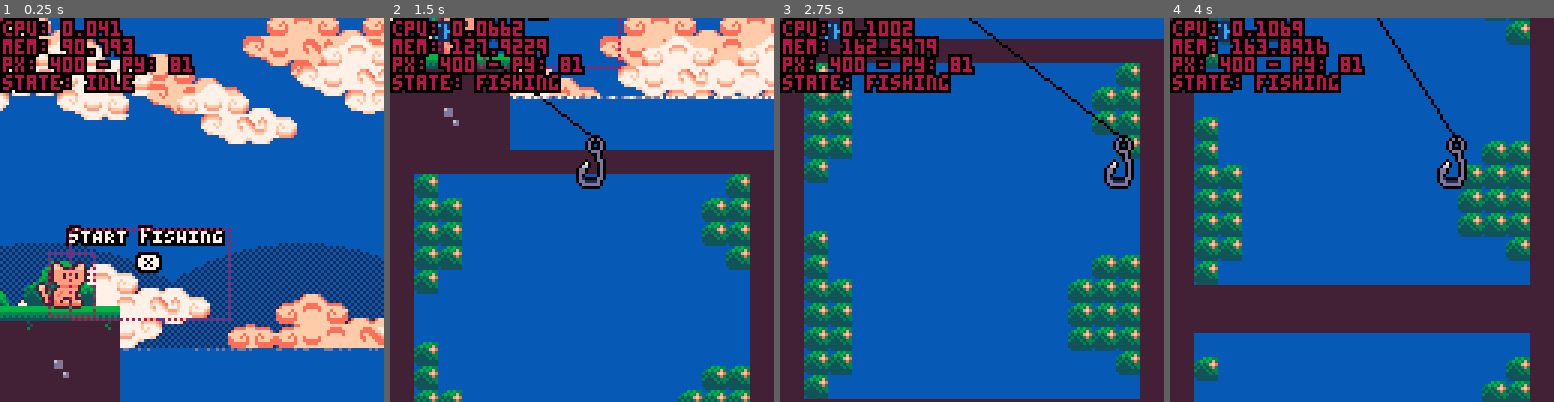
Above: before the commit, frames 1-4 (left to right).
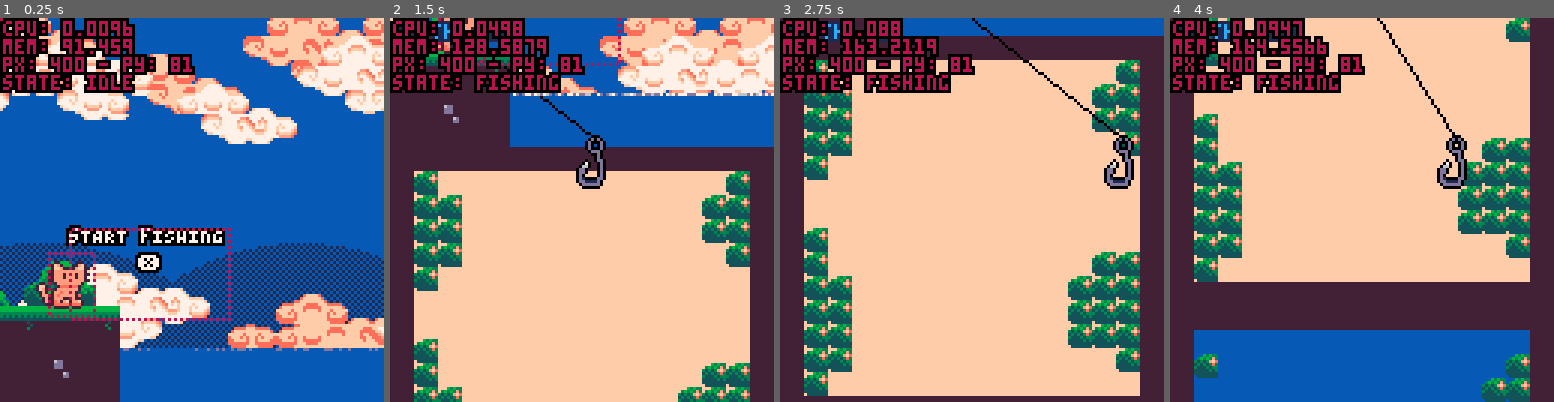
Above: after the commit, the same moments.

Repository: alexhlocke/AlexKotaFirstCart
Game: PICO-8 cartridge main_cart.p8
Two runs of this game, one before a commit and one after it. Both use one fixed random seed, a clock stepped at 60 frames per second and the inputs below.
Inputs:
- Up to frame 1 (0.25 s): no input
- Up to frame 2 (1.5 s): tap X (X key) at 0.33, 1.07 s; tap O (Z key) at 0.7 s
- Up to frame 3 (2.75 s): hold Right 1.6-2.1 s; tap O (Z key) at 1.7, 2.1, 2.5 s; tap X (X key) at 1.85 s; hold Up 2.15-2.42 s; hold Right from 2.47 s (still down)
- Up to frame 4 (4 s): tap O (Z key) at 2.9, 3.3, 3.7 s; tap X (X key) at 2.97 s; release Right at 3.03 s; hold Left 3.08-3.58 s; hold Down 3.63-3.97 s

The runs differ from the first frame. In frame 1, 0.4% of the frame differs, in the area x 19-36%, y 0-11%; in frame 2, 52%; in frame 3, 70%, in the area x 6-100%, y 0-100%; in frame 4, 53%.

Commit message:
Doors work

Diff:
--- a/main_cart.p8
+++ b/main_cart.p8
@@ -176,7 +176,7 @@
  update_fx()
 
  --debug
- if(btnp(❎))start_fishing()
+ --if(btnp(❎))start_fishing()
 end
 
 
@@ -191,8 +191,13 @@
  --draw water
  draw_water(110) --water y
 
+ --draw interior bgs
+ rectfill(0,128,1080,256,12)
+
  --draw map
  map(0,0,0,0,1000,32)
+
+
  --water to block map (ghetto)
  rectfill(384,256,512,7000,2)
 
@@ -553,6 +558,8 @@
 --main_xr_limit=407
 main_xl_limit=-1000
 main_xr_limit=2000
+--interior y player val
+int_y=230
 frame=0
 walkframe=0
 
@@ -643,11 +650,11 @@
 
 
  --collisions
-   --debug[6]="hit nothing"
  for i in all(interactables) do
   if(col(player,i)) then
-   --debug[6]="hit something"
-   show_prompt(i)
+   if btnp(❎) then
+    i.on_click()
+   end
   end
  end
 
@@ -679,13 +686,18 @@
 
 
 --player teleportation
-function tp(x,y)
+function tp(x,y,camx,camy)
  --default vals
  xp=x or 400
  yp=y or player.default_y
+ camx=camx or cam.x
+ camy=camy or cam.y
  --move player
  player.x=xp
  player.y=yp
+ --move cam
+ cam.x=camx
+ cam.y=camy
 end
 
 --== cat anim
@@ -902,7 +914,7 @@
 --draw water
 function draw_water(wl)--wl=water line
  wl=wl or 80
- rectfill(0,wl,1000,1000,2)
+ rectfill(0,wl,512,1000,2)
 
  --draws top of water at x pnt
  local xpnt=424
@@ -940,14 +952,15 @@
 
 function add_interactable(
 hbx1,hby1,hbx2,hby2
-,prompt,on_interact,id)
+,prompt,on_click,id)
  add(interactables,{
   hbox={x1=hbx1,y1=hby1,x2=hbx2,y2=hby2}
   ,prompt=prompt
-  ,on_click=on_interact
+  ,on_click=on_click
   ,id=id or "unindentified"
  })
 end
+
 
 function show_prompt(i) --i=interactabble
  --main prompt
@@ -955,7 +968,7 @@
  xp=i.hbox.x1+((i.hbox.x2-i.hbox.x1)/2)
  yp=i.hbox.y1
  bprint_cent(i.prompt,xp,yp,15,0)
-
+ --show little ❎ button
  show_❎(xp-1,yp+9)
 end
 
@@ -964,22 +977,29 @@
  bprint_cent("❎",x,y-sin(t()),15,0)
 end
 
+
 function init_interactables()
  add_interactable(288,55,328,100
   ,"eNTER hOME"
-  ,function() sfx(0) end
+  ,function()
+    tp(528,int_y,512,128)
+   end
   ,"home door")
  add_interactable(184,55,224,100
   ,"eNTER sHOP"
-  ,function() sfx(0) end
+  ,function()
+    tp(144,int_y,128,128)
+   end
   ,"shop door")
  add_interactable(38,55,88,100
   ,"eNTER aQUARIUM"
-  ,function() sfx(0) end
+  ,function()
+    tp(784,int_y,768,128)
+   end
   ,"aquarium door")
  add_interactable(407,70,460,100
   ,"sTART fISHING"
-  ,function() sfx(0) end
+  ,function()start_fishing()end
   ,"fishing zone")
 end
 
@@ -1124,20 +1144,20 @@
 4343434343434343434343434343435343434343434343434343434354434343434343434343434343434343544343434343534343000000000000000000000043000000000000000000000000007043400000000000000000000000000000404000000000000000000000000000004000000000000000000000000000000000
 4343534343434343434343544343434343434343434343435343434343434343434343434343435443434343434343544343434343000000000000000000000043434343434343434343434343434343404040404040404040404040404040404040404040404040404040404040404000000000000000000000000000000000
 7474747474747474747474747474747457575757575757575757575757575757575757575757575757575757575757574343434343434343434343434343434357575757575757575757575757575757575757575757575757575757575757575757575757575757575757575757575757575757575757575757575757575757
-7400000000000000000000000000007457000000000000000000000000000057000000000000000000000000000000574370000000000000000000000000704357000000000000000000000000000057000000000000000000000000000000575700000000000000000000000000005700000000000000000000000000000057
-7400000000000000000000000000007457000000000000000000000000000000570000000000000000000000000000574370700000000000000000000070704357000000000000000000000000000000570000000000000000000000000000575700000000000000000000000000000057000000000000000000000000000057
-7400000000000000000000000000007457000000000000000000000000000057000000000000000000000000000000574370700000000000000000000070704357000000000000000000000000000057000000000000000000000000000000575700000000000000000000000000005700000000000000000000000000000057
-7400000000000000000000000000007457000000000000000000000000000000570000000000000000000000000000574370700000000000000000000000704357000000000000000000000000000000570000000000000000000000000000575700000000000000000000000000000057000000000000000000000000000057
-7400000000000000000000000000007457000000000000000000000000000057000000000000000000000000000000574370000000000000000000000000004357000000000000000000000000000057000000000000000000000000000000575700000000000000000000000000005700000000000000000000000000000057
-7400000000000000000000000000007457000000000000000000000000000000570000000000000000000000000000574300000000000000000000000000004357000000000000000000000000000000570000000000000000000000000000575700000000000000000000000000000057000000000000000000000000000057
-7400000000000000000000000000007457000000000000000000000000000057000000000000000000000000000000574300000000000000000000000000004357000000000000000000000000000057000000000000000000000000000000575700000000000000000000000000005700000000000000000000000000000057
-7400000000000000000000000000007457000000000000000000000000000000570000000000000000000000000000574370000000000000000000000000004357000000000000000000000000000000570000000000000000000000000000575700000000000000000000000000000057000000000000000000000000000057
-7400000000000000000000000000007457000000000000000000000000000057000000000000000000000000000000574370000000000000000000000070704357000000000000000000000000000057000000000000000000000000000000575700000000000000000000000000005700000000000000000000000000000057
-740000000000000000000000000000745700000000000000000000000000000057000000000000000000000000000057437070000000000000000000707070435700000000000000000000000000000f570000000000000000000000000000575700000000000000000000000000000057000000000000000000000000000057
-74000000000000000000000000000074570000000000000000000000000000570000000000000000000000000000005743707000000000000000000070707043570000090000000d0e000a0b00000f1f000000000000000000000000000000575700000000000000000000000000005700000000000000000000000000000057
-74000000000000000000000000000074570000000000000000000000000000005700000000000000000000000000005743707000000000000000000070707043570000190607001d1e001a1b000c1f0f570000000000000000000000000000575700000000000000000000000000000057000000000000000000000000000057
-7400000000000000000000000000007457000000000000000000000000000057000000000000000000000000000000574370700000000000000000000000704324242424242424242424242424242424000000000000000000000000000000575700000000000000000000000000005700000000000000000000000000000057
-7400000000000000000000000000007457000000000000000000000000000000570000000000000000000000000000574370000000000000000000000000004324242424242424242424242424242424570000000000000000000000000000575700000000000000000000000000000057000000000000000000000000000057
+7400000000000000000000000000007457000000000000000000000000000057000000000000000000000000000000574370000000000000000000000000704357000000000000000000000000000057000000000000000000000000000000575700000000000000000000000000005700000000000000000000000098000057
+74000000000000000000000000000074570000000000000000000000000000005700000000000000000000000000005743707000000000000000000000707043570000000000000000000000000000005700000000000000000000000000005757000000000000009b0000000000000057a8a900000000000000000000000057
+74000000000000000000000000000074570000000000000000000000000000570000000000000000000000000000005743707000000000000000000000707043570000000000000000000000000000570000000000000000000000000000005757990000000000000000008b0000005700000000000000000000000000008b57
+740000000000000000000000000000745700000000000000000000000000000057000000000000000000000000000057437070000000000000000000000070435700000000000000000000000000000057000000000000000000000000000057570000000000000000000000000000005700000000000000008b000000000057
+740000000000000000000000000000745700000016160016001600001616001616160000000000000000000000000057437000000000000000000000000000435700000000000000000000000000005700000000000000000000000000000057570000008b000000000000000000005700000000000000000000000000000057
+740000000000000000000000000000745700001600000016001600160016001600160000000000000000000000000057430000000000000000000000000000435700000000000000000000000000000057000000000000000000000000000057570000000000000000000000008b00005700000000009a00008a000000000057
+7400000000000000000000000000007457000016161600161616001600160016161600000000000000000000000000574300000000000000000000000000004357000000000000000000000000000057000000000000000000000000000000575700000000000000a8a900000000005700000000000000000000000000000057
+7400000000000000000000000000007457000000001600160016001600160016570000000000000000000000000000574370000000000000000000000000004357000000000000000000000000000000570000000000000000000000000000575700000000000000000000000000000057009b00000000000000000000008857
+74000000000000000000000000000074570000161600001600160016160000160000000000000000000000000000005743700000000000000000000000707043570000000000000000000000000000570000000000000000000000000000005757000000009a0000000000000000005700000000000000009a00009800000057
+740000000000000000000000000000745700000000000000000000000000000057000000000000000000000000000057437070000000000000000000707070435700000000000000000000000000000f5700000000000000000000000000005757000000000000000000009a0000000057000000000000000000000000000057
+74000000000000000000000000000074570000000000000000000000000000570000000000000000000000000000005743707000000000000000000070707043570000090000000d0e000a0b00000f1f00000000000000000000000000000057570000000000000000000000000000570000000000008b000000000000000057
+74000000000000000000000000000074570000000000000000000000000000005700000000000000000000000000005743707000000000000000000070707043570000190607001d1e001a1b000c1f0f57000000000000000000000000000057578800000000000000008b000000000057000000000000000000000000000057
+740000000000000000000000000000745700000000000000000000000000005700000000000000000000000000000057437070000000000000000000000070432424242424242424242424242424242400000000000000000000000000000057570000000000990000000000000000570000000000000000000000009b000057
+7400000000000000000000000000007457000000000000000000000000000000570000000000000000000000000000574370000000000000000000000000004324242424242424242424242424242424570000000000000000000000000000575700000000000000000000008700000057000000008800000000000000000057
 7474747474747474747474747474747457575757575757575757575757575757575757575757575757575757575757574343434343434343434343434343434323232323232323232323232323232323575757575757575757575757575757575757575757575757575757575757575757575757575757575757575757575757
 
 
Renamed: map_prototype.p8 -> archive/map_prototype.p8
